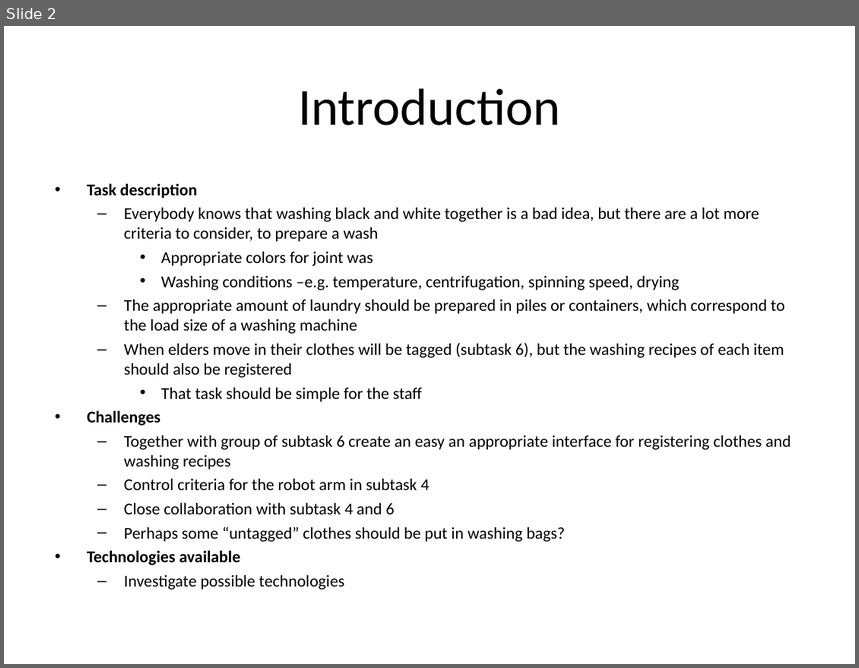
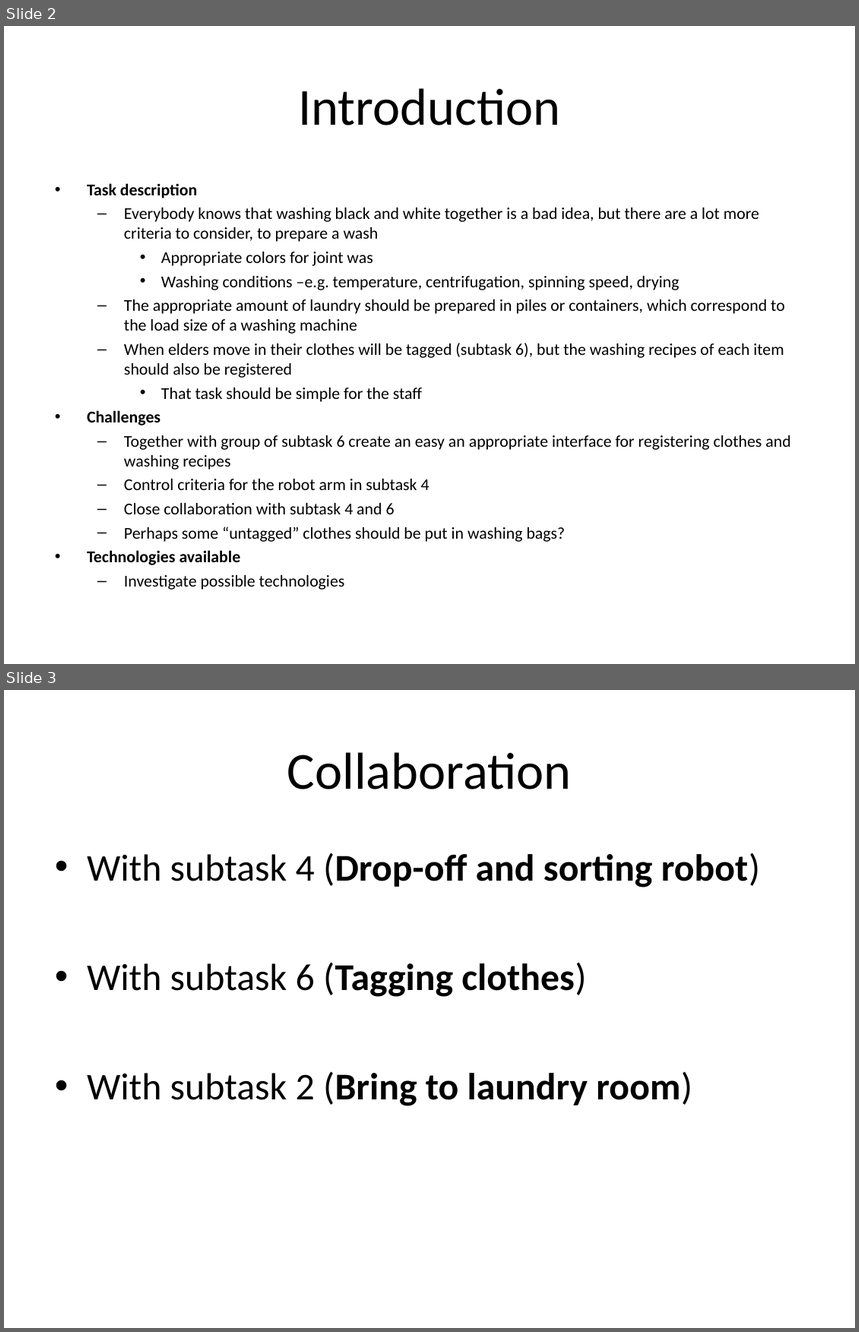
Before and after one commit to isurup/kalle-martin-group, a slide deck: RSD1/presentation/ExamMartin.ppt. Shown one above the other, each under a label of ours: slide 2 before the commit, slides 2 and 3 after it. The pictures are 859x668 and 859x1332 pixels, drawn with LibreOffice and Linux fonts; fonts in the diff are those of the drawing. Boxes give left, top, right and bottom in pixels: in the first picture for what was removed or moved away, otherwise in the second. Text is boxed around its words. In the diff, an @@ line names an element or a change of style, - is before the commit and + after.

```diff
--- a/RSD1/presentation/ExamMartin.ppt
+++ b/RSD1/presentation/ExamMartin.ppt
@@ slide 3 added at (x1=4, y1=690, x2=855, y2=1328), background #FFFFFF @@
@@ title added at (x1=287, y1=752, x2=571, y2=790), 44 pt, text #000000 @@
+Collaboration
@@ text added at (x1=87, y1=853, x2=760, y2=1106), 32 pt, text #000000, bold @@
+• With subtask 4 (Drop-off and sorting robot)
+• With subtask 6 (Tagging clothes)
+• With subtask 2 (Bring to laundry room)
```
Also in this commit, not shown: 4 slides changed, 3 other slides added, 3 slides removed.
